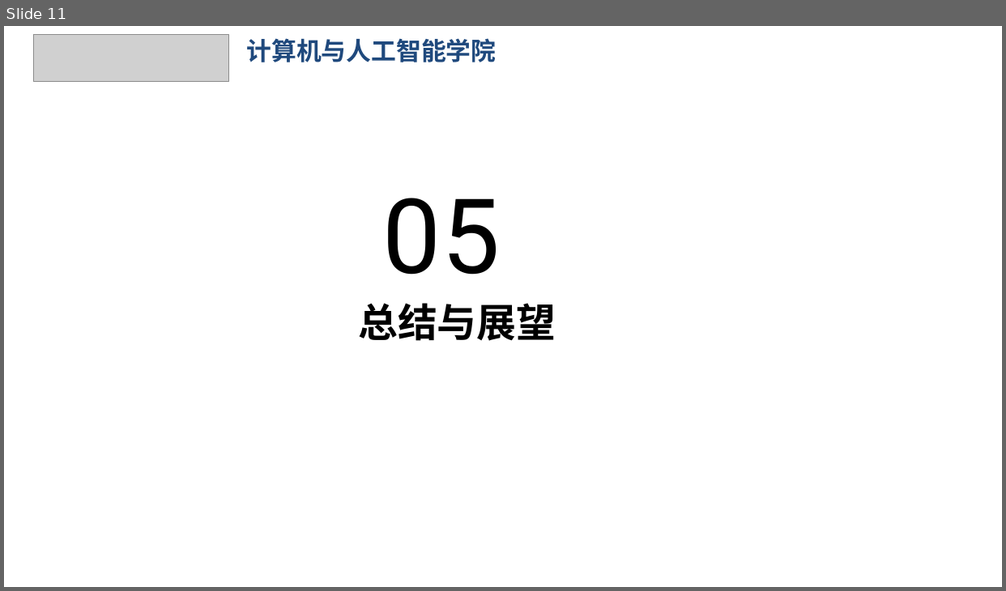
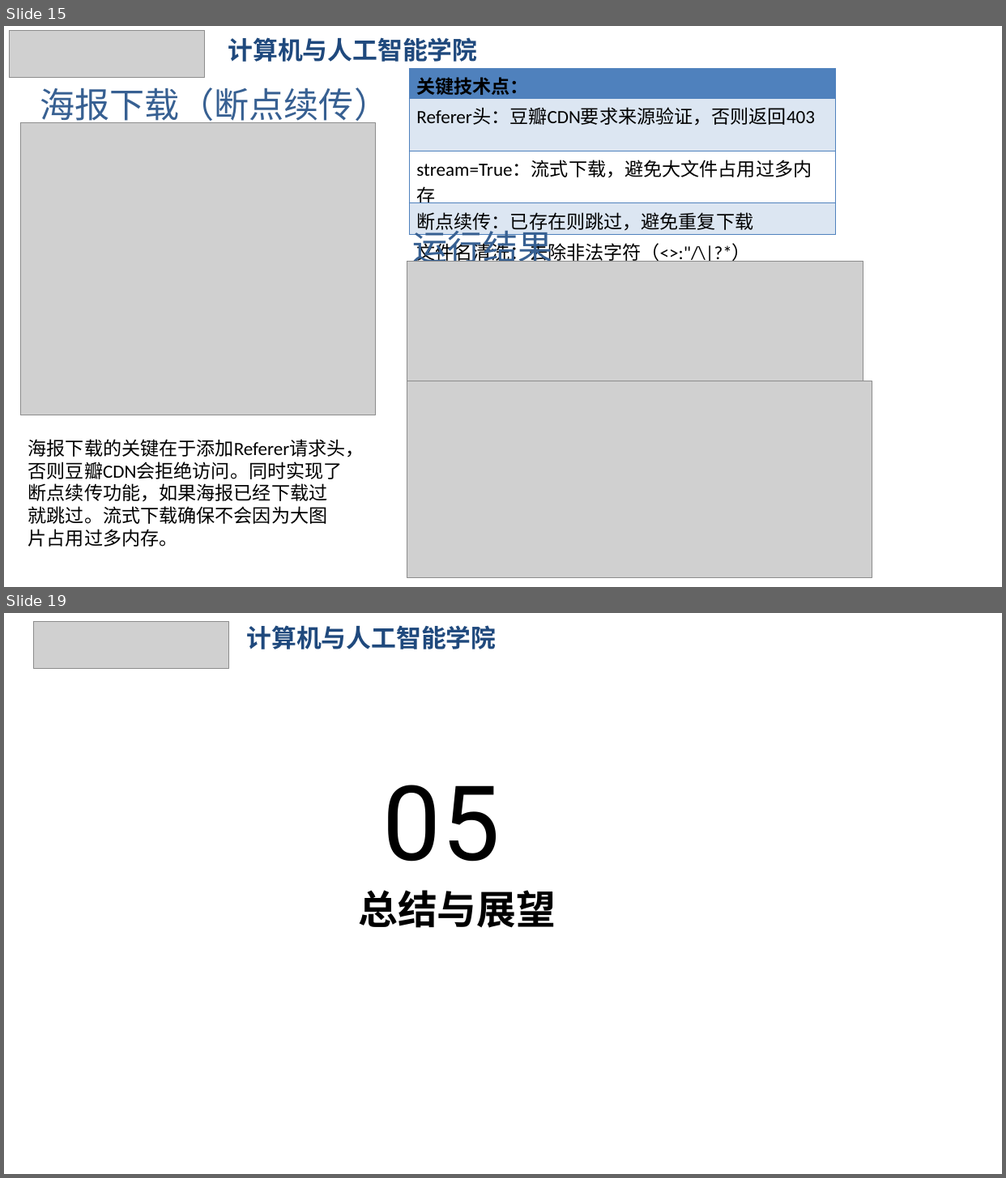
Before and after one commit to ty131421/spider_project, a slide deck: 豆瓣爬虫.pptx. Shown one above the other, each under a label of ours: slide 11 before the commit, slides 15 and 19 after it; the slides between them are not shown. The pictures are 1006x591 and 1006x1178 pixels, drawn with LibreOffice and Linux fonts; fonts in the diff are those of the drawing; grey boxes stand for pictures; background and template pictures are left out. Boxes give left, top, right and bottom in pixels: in the first picture for what was removed or moved away, otherwise in the second. Text is boxed around its words. In the diff, an @@ line names an element or a change of style, - is before the commit and + after.

```diff
--- a/豆瓣爬虫.pptx
+++ b/豆瓣爬虫.pptx
@@ slide 15 added at <box>4,26,1002,587</box>, background picture (left out) @@
@@ picture added at <box>9,31,204,77</box> @@
@@ text added at <box>228,37,478,62</box>, 24 pt, text #1F497D, bold @@
+计算机与人工智能学院
@@ table added at <box>409,69,835,267</box>, 5 rows, 1 columns @@
+关键技术点：
+Referer头：豆瓣CDN要求来源验证，否则返回403
+stream=True：流式下载，避免大文件占用过多内存
+断点续传：已存在则跳过，避免重复下载
+文件名清洗：去除非法字符（<>:"/\|?*）
@@ title added at <box>40,88,389,126</box>, 33.6 pt, text #376092 @@
+海报下载（断点续传）
@@ picture added at <box>20,122,375,416</box> @@
@@ text added at <box>413,224,552,262</box>, 33.6 pt, text #376092 @@
+运行结果
@@ picture added at <box>407,262,864,457</box> @@
@@ picture added at <box>407,382,872,578</box> @@
@@ text added at <box>28,439,364,547</box>, 18 pt, text #000000 @@
+海报下载的关键在于添加Referer请求头，否则豆瓣CDN会拒绝访问。同时实现了断点续传功能，如果海报已经下载过就跳过。流式下载确保不会因为大图片占用过多内存。
@@ what was slide 11 is now slide 19 @@
```
Also in this commit, not shown: 8 slides changed, 8 other slides added, 1 slide removed.
